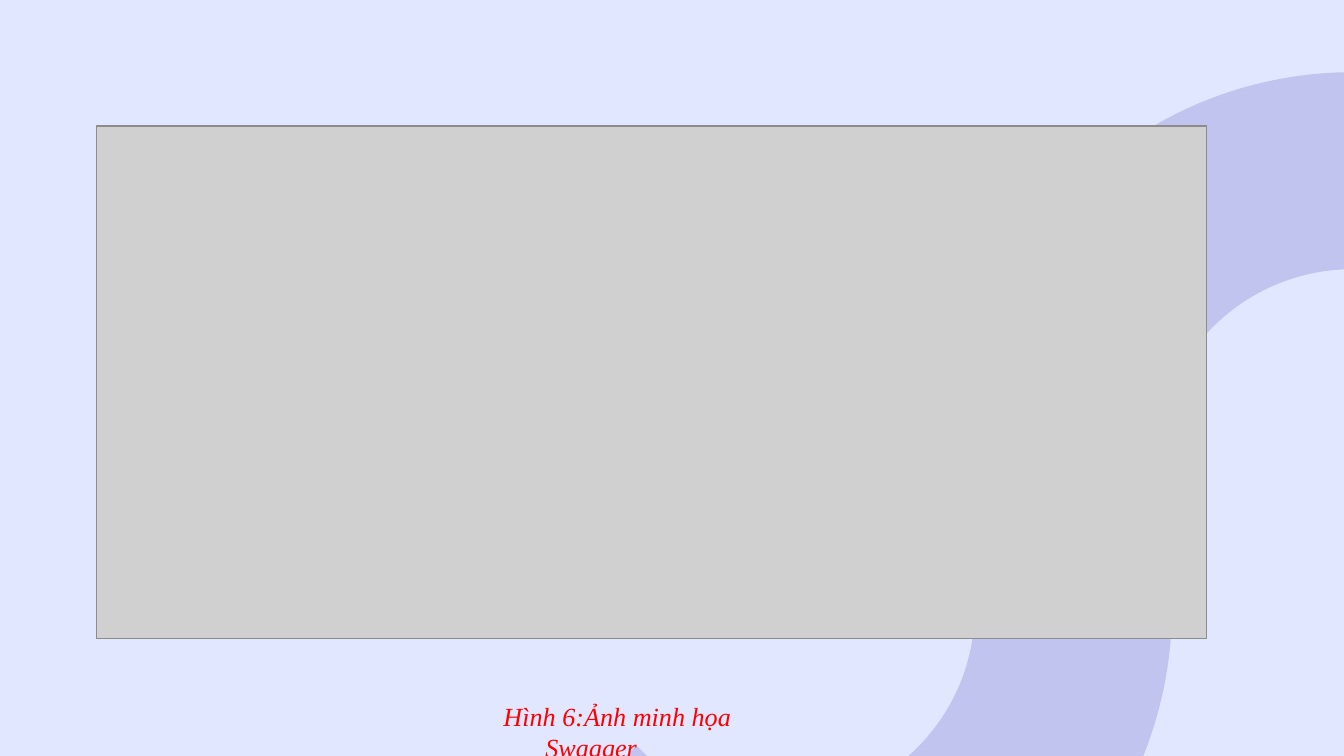
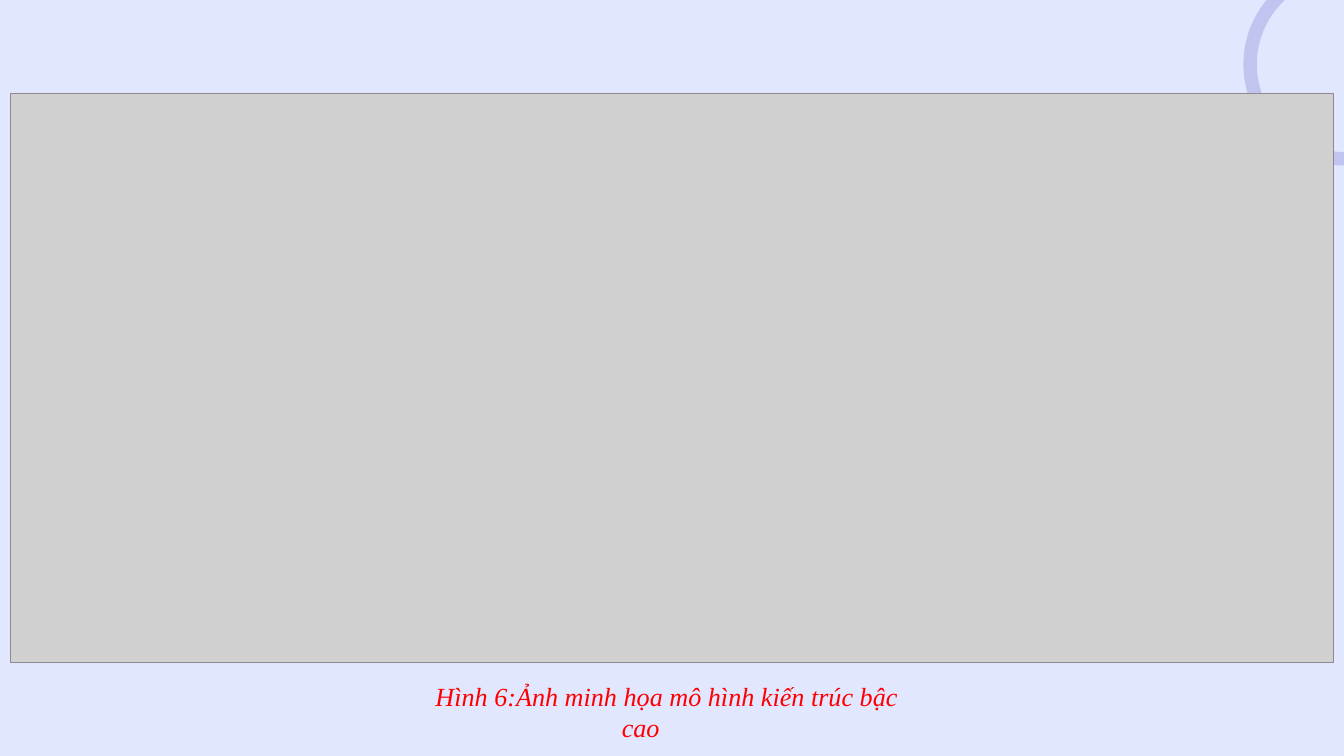
Before and after one commit to hoangtuandrive/GearVM, a slide deck: slide 9 of Báo Cáo/Nhom77_Final/Nhom77_PPT.pptx (slide 8 before the commit). Drawn at 1344x756 pixels with LibreOffice and Linux fonts; fonts in the diff are those of the drawing; grey boxes stand for pictures. Boxes give left, top, right and bottom in pixels: in the first picture for what was removed or moved away, otherwise in the second. Text is boxed around its words. In the diff, an @@ line names an element or a change of style, - is before the commit and + after.

```diff
--- a/Báo Cáo/Nhom77_Final/Nhom77_PPT.pptx
+++ b/Báo Cáo/Nhom77_Final/Nhom77_PPT.pptx
@@ arch (boxed as its full ring) removed at (875, 0, 1344, 756) @@
@@ donut added at (1243, 0, 1344, 167), fill #1B129C at 16% opacity @@
@@ picture: place and size @@
-picture at (97, 126, 1207, 640)
+picture at (11, 94, 1333, 663)
@@ arch (boxed as its full ring) removed at (301, 131, 1255, 756) @@
@@ text at (435, 685, 898, 711): text changed @@
-Hình 6:Ảnh minh họa Swagger
+Hình 6:Ảnh minh họa mô hình kiến trúc bậc cao
```
Also in this commit, not shown: 18 other slides changed, 3 slides added, 9 slides removed, 15 other files.
